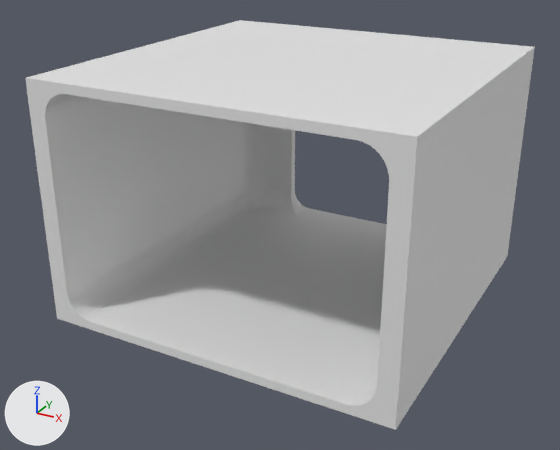
One commit to the FBX model BlenderFiles/Exports/hallwaySection_end.fbx: the scene before it, then after it.
Both versions are drawn from a 50 mm camera at (1.79, -9.38, 4.43) aimed at (-2.11, -2.29, 0.88). Every picture has the same lights, and +X, +Y and +Z are marked at lower left. Where no turn or scale is listed for an object, it has been applied to the vertices.

The first picture shows 'hallwaySection_end'.
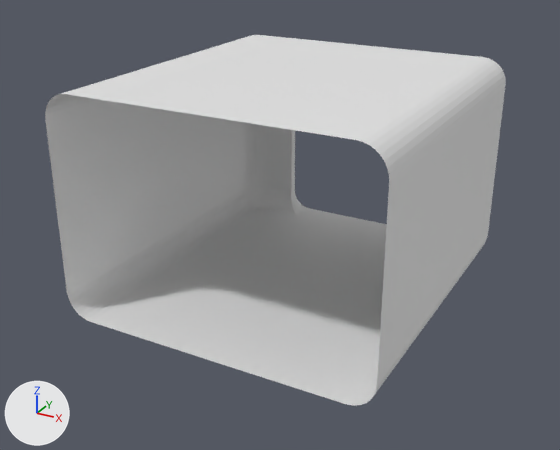
Boxes (x1, y1, x2, y2) around the edits, measured in the pictures (560 x 450 px):
'hallwaySection_end', reshaped (10% narrower, 9% shorter)
    before: (25, 20, 535, 430)
    after: (45, 35, 506, 406)
part 1 of me_hallwaysection_end, deleted
    before: (25, 20, 535, 430)

Edits to the bpy script that builds the scene:
```text
Add mat_floor:
    mat_floor = principled_material('Floor')
    mat_floor.base_color = (0.8, 0.8, 0.8)  # white #e7e7e7
Add mat_wall:
    mat_wall = principled_material('Wall')
    mat_wall.base_color = (0.8, 0.8, 0.8)  # white #e7e7e7
Change me_hallwaysection_end:
    used by ob_hallwaysection_end; location = (0.0, 0.0, 0.0)
    remove me_hallwaysection_end.from_pydata(...)  # 382 vertices, 313 faces; spans x -4.0..0.0, y -4.0..0.0, z 0.0..2.7
    add me_hallwaysection_end.from_pydata(...)  # 374 vertices, 305 faces; spans x -3.8..-0.2, y -4.0..0.0, z 0.1..2.6
    me_hallwaysection_end part 1
    8 vertices are removed from x -4.0..0.0, y -4.0..0.0, z 0.0..2.7
    8 faces are deleted
    add me_hallwaysection_end.materials.append(mat_floor)  # white #e7e7e7
    add me_hallwaysection_end.materials.append(mat_wall)  # white #e7e7e7
```
